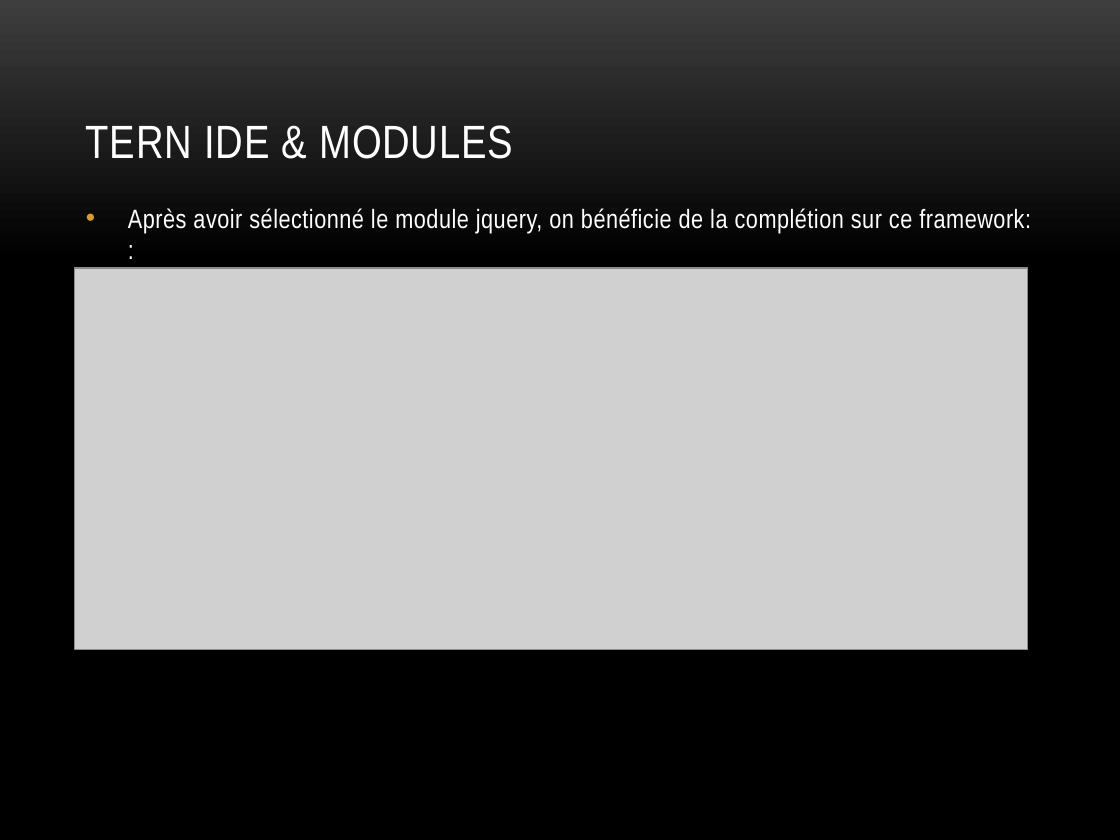
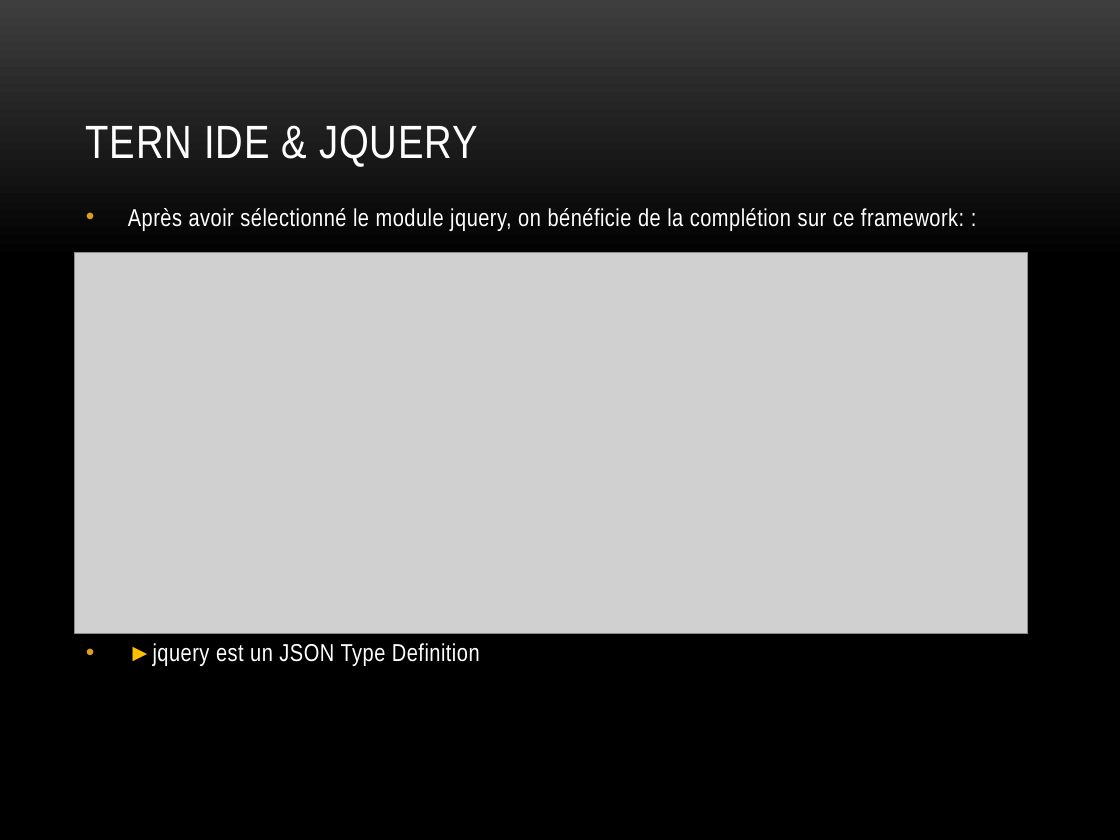
Before and after one commit to angelozerr/tern.java, a slide deck: slide 20 of docs/tern.java_fr.pptx. Drawn at 1120x840 pixels with LibreOffice and Linux fonts; fonts in the diff are those of the drawing; grey boxes stand for pictures; background and template pictures are left out. Boxes give left, top, right and bottom in pixels: in the first picture for what was removed or moved away, otherwise in the second. Text is boxed around its words. In the diff, an @@ line names an element or a change of style, - is before the commit and + after.

Commit message:
Explain node.js tern server.

```diff
--- a/docs/tern.java_fr.pptx
+++ b/docs/tern.java_fr.pptx
@@ title at (x1=86, y1=125, x2=477, y2=167): text changed @@
-TERN IDE & MODULES
+TERN IDE & JQUERY
@@ text at (x1=128, y1=208, x2=964, y2=231): size 17 to 15.7 pt in "Après avoir sélectionné le module jquery, on ..." @@
@@ picture moved from (x1=75, y1=268, x2=1028, y2=650) to (x1=75, y1=252, x2=1028, y2=634) @@
@@ text at (x1=128, y1=643, x2=480, y2=666): paragraph added @@
+  • ►jquery est un JSON Type Definition
```
Also in this commit, not shown: 12 other slides changed, 5 slides added, 5 slides removed.
